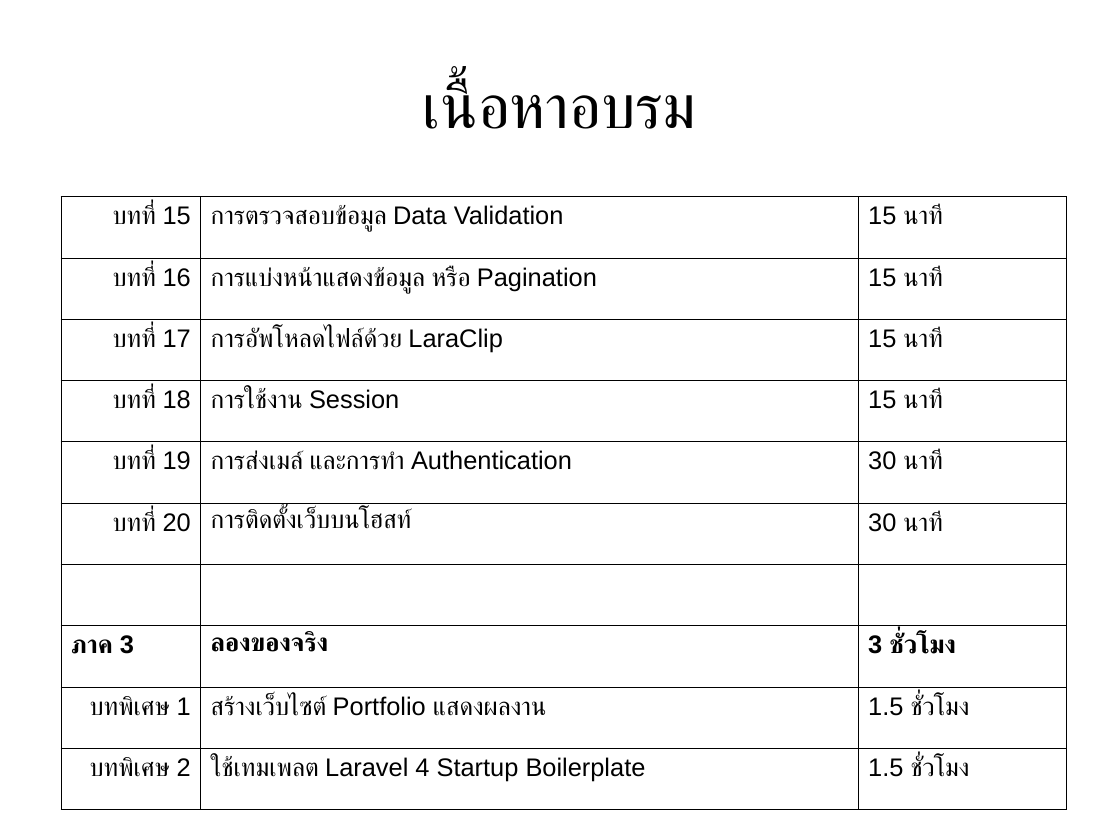
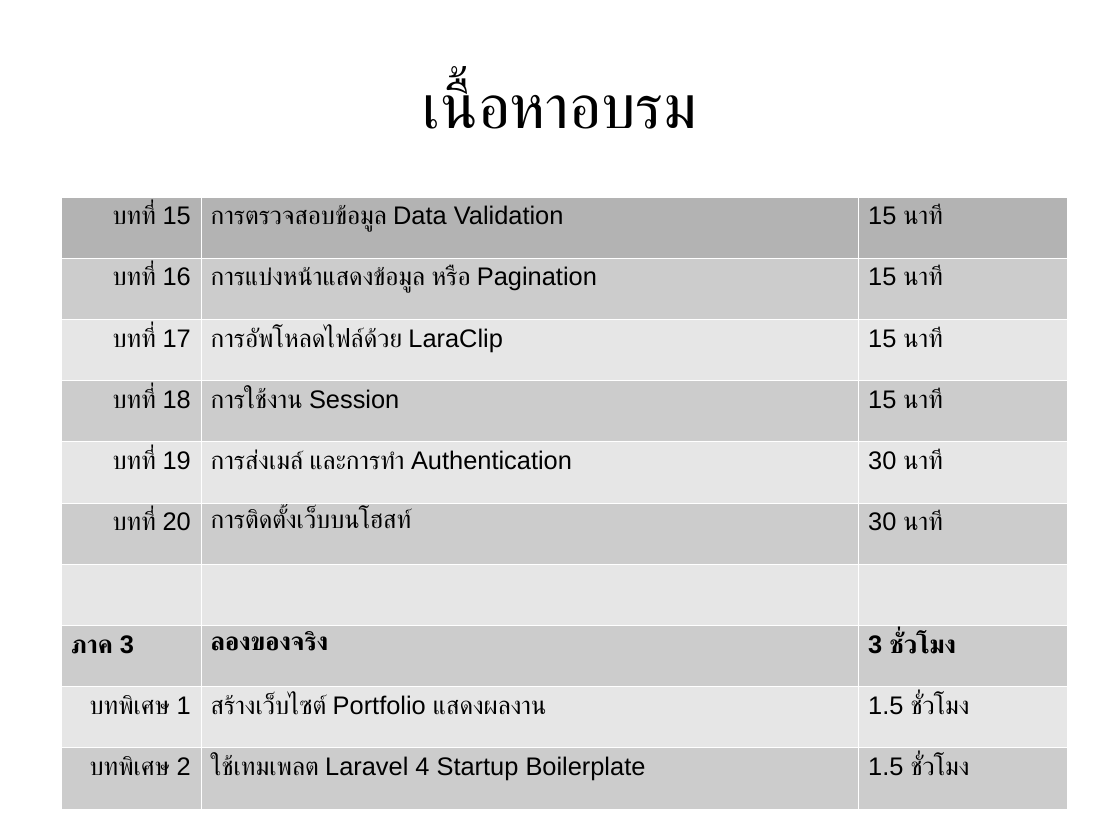
Before and after one commit to expstudio/Laravel-Course-Material, a slide deck: slide 6 of slide course.odp (slide 5 before the commit). Drawn at 1120x840 pixels with LibreOffice and Linux fonts; fonts in the diff are those of the drawing. Boxes give left, top, right and bottom in pixels: in the first picture for what was removed or moved away, otherwise in the second. Text is boxed around its words. In the diff, an @@ line names an element or a change of style, - is before the commit and + after.

```diff
--- a/slide course.odp
+++ b/slide course.odp
@@ table at bbox=[61, 197, 1067, 810] @@
@@ fill none to #B3B3B3 in row 1 @@
@@ fill none to #CCCCCC in 15 cells @@
@@ fill none to #E6E6E6 in 9 cells @@
@@ borders changed @@
```
Also in this commit, not shown: 3 other slides changed, 13 slides added, 3 slides removed, 2 other files.
